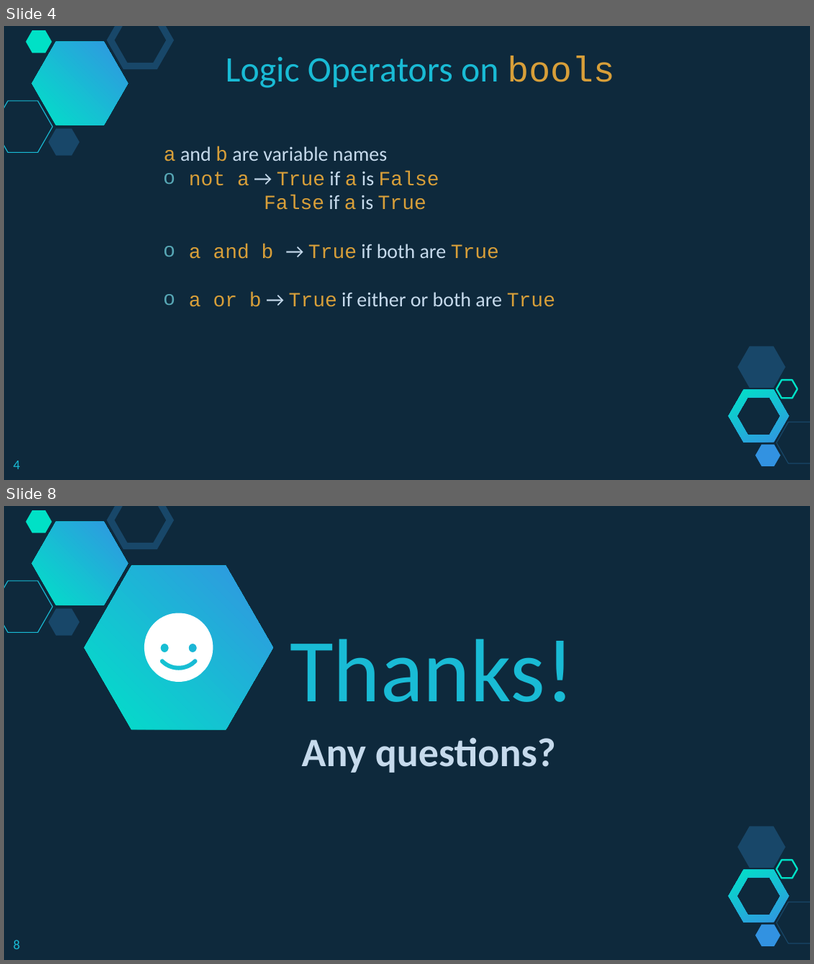
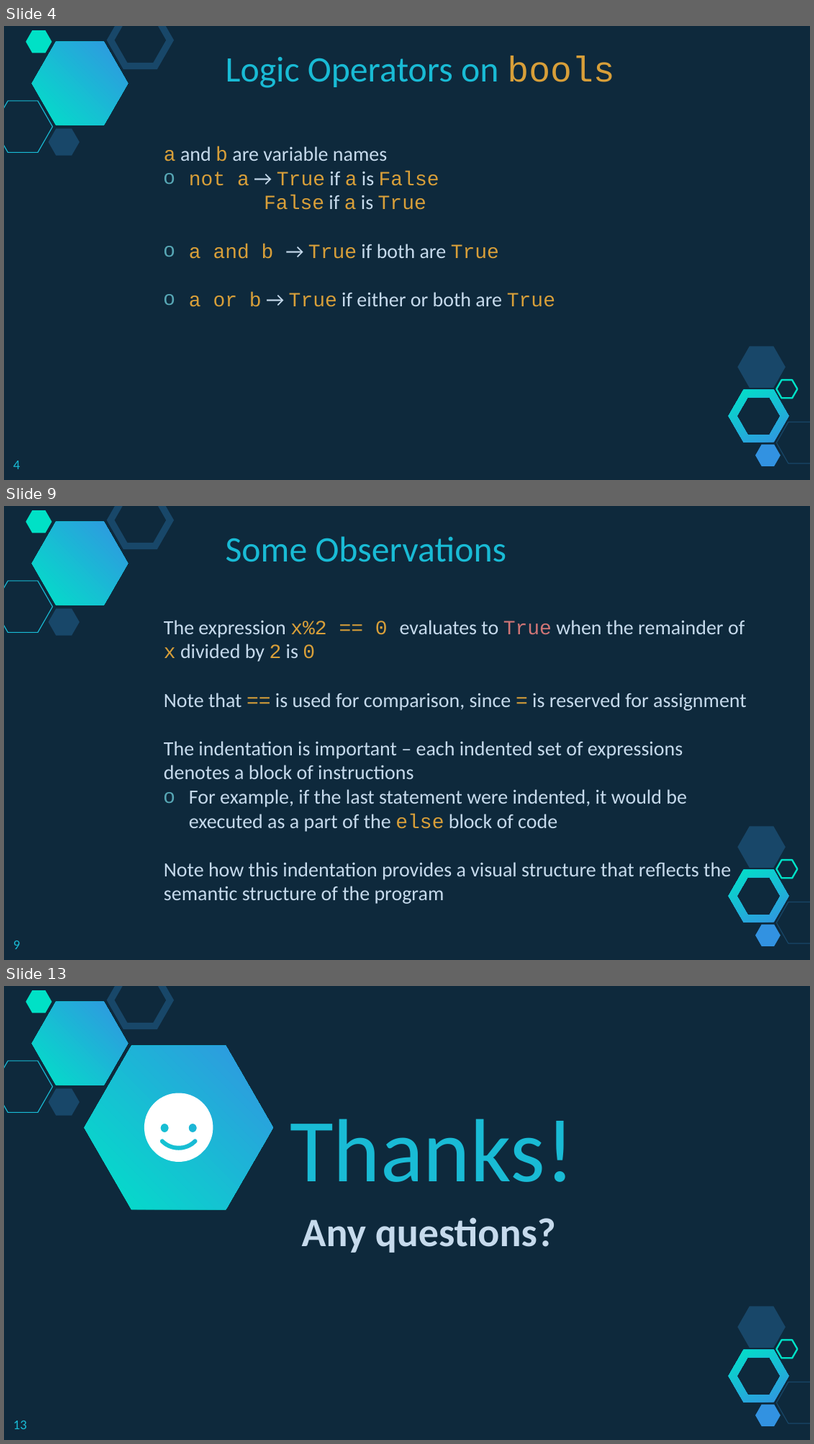
Before and after one commit to branhoff/python_class_101, a slide deck: lecture_slides/5_Python Lesson - Operators and Branching.pptx. Shown one above the other, each under a label of ours: slides 4 and 8 before the commit, slides 4, 9 and 13 after it; the slides between them are not shown. The pictures are 814x964 and 814x1444 pixels, drawn with LibreOffice and Linux fonts; fonts in the diff are those of the drawing. Boxes give left, top, right and bottom in pixels: in the first picture for what was removed or moved away, otherwise in the second. Text is boxed around its words. In the diff, an @@ line names an element or a change of style, - is before the commit and + after.

```diff
--- a/lecture_slides/5_Python Lesson - Operators and Branching.pptx
+++ b/lecture_slides/5_Python Lesson - Operators and Branching.pptx
@@ slide 9 added at [4,506,810,960], background #0E293C; not listed: 10 template elements that a slide beside it also shows @@
@@ text added at [226,536,507,562], 32 pt, text #19BBD5 @@
+Some Observations
@@ text added at [164,620,747,903], 18 pt, text #C6DAEC @@
+The expression x%2 == 0 evaluates to True when the remainder of x divided by 2 is 0
+Note that == is used for comparison, since = is reserved for assignment
+The indentation is important – each indented set of expressions denotes a block of instructions
+o For example, if the last statement were indented, it would be executed as a part of the else block of code
+Note how this indentation provides a visual structure that reflects the semantic structure of the program
@@ page number added at [13,940,20,949], 12 pt, text #19BBD5 @@
+9
@@ what was slide 8 is now slide 13 @@
@@ page number at [13,1420,27,1429]: text changed @@
-8
+13
```
Also in this commit, not shown: 4 slides changed, 4 other slides added, 2 other files.
